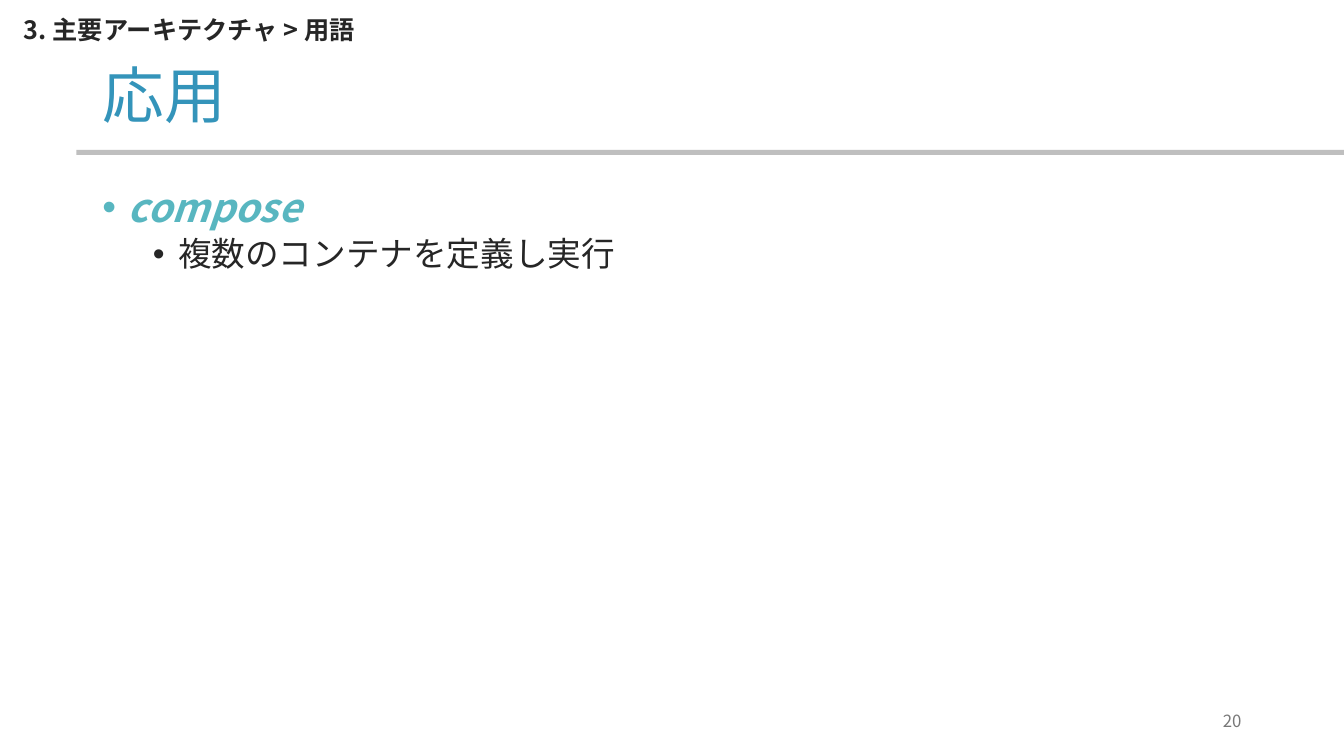
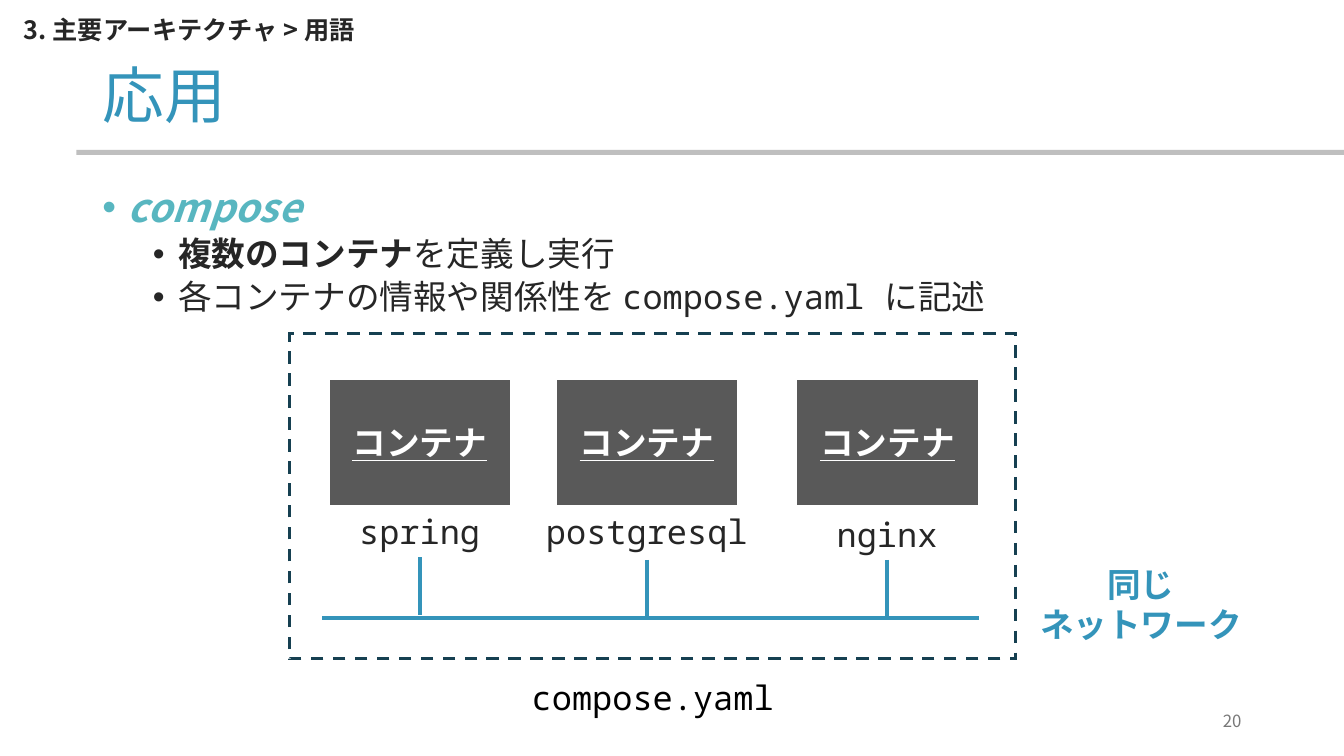
Before and after one commit to yamada-ai/java-prac, a slide deck: slide 20 of docker-container.pptx. Drawn at 1344x756 pixels with LibreOffice and Linux fonts; fonts in the diff are those of the drawing; background and template pictures are left out. Boxes give left, top, right and bottom in pixels: in the first picture for what was removed or moved away, otherwise in the second. Text is boxed around its words. In the diff, an @@ line names an element or a change of style, - is before the commit and + after.

```diff
--- a/docker-container.pptx
+++ b/docker-container.pptx
@@ text at (x1=178, y1=237, x2=615, y2=269): bold on in "複数のコンテナを定義し実行" @@
@@ text at (x1=178, y1=280, x2=985, y2=318): paragraph added @@
+  • 各コンテナの情報や関係性を compose.yaml に記述
@@ rectangle added at (x1=289, y1=334, x2=1016, y2=659), outline #174152 2.25 pt dashed @@
@@ rectangle added at (x1=328, y1=378, x2=511, y2=506), fill #595959, outline #FFFFFF 2.25 pt, 24 pt, text #FFFFFF, bold, underline @@
+コンテナ
@@ rectangle added at (x1=556, y1=378, x2=739, y2=506), fill #595959, outline #FFFFFF 2.25 pt, 24 pt, text #FFFFFF, bold, underline @@
+コンテナ
@@ rectangle added at (x1=797, y1=378, x2=980, y2=506), fill #595959, outline #FFFFFF 2.25 pt, 24 pt, text #FFFFFF, bold, underline @@
+コンテナ
@@ text added at (x1=359, y1=518, x2=480, y2=553), 24 pt, text #262626 @@
+spring
@@ text added at (x1=546, y1=518, x2=748, y2=553), 24 pt, text #262626 @@
+postgresql
@@ text added at (x1=837, y1=521, x2=938, y2=556), 24 pt, text #262626 @@
+nginx
@@ line added from (419, 558) to (419, 615), #3494BA 3 pt @@
@@ line added from (647, 561) to (647, 618), #3494BA 3 pt @@
@@ line added from (887, 561) to (887, 618), #3494BA 3 pt @@
@@ text added at (x1=1040, y1=570, x2=1242, y2=640), 24 pt, text #3494BA, bold @@
+同じ
+ネットワーク
@@ line added from (323, 618) to (979, 618), #3494BA 3 pt @@
@@ text added at (x1=532, y1=684, x2=774, y2=719), 24 pt, text #000000 @@
+compose.yaml
```
Also in this commit, not shown: 8 other slides changed, 3 slides added, 1 slide removed.
